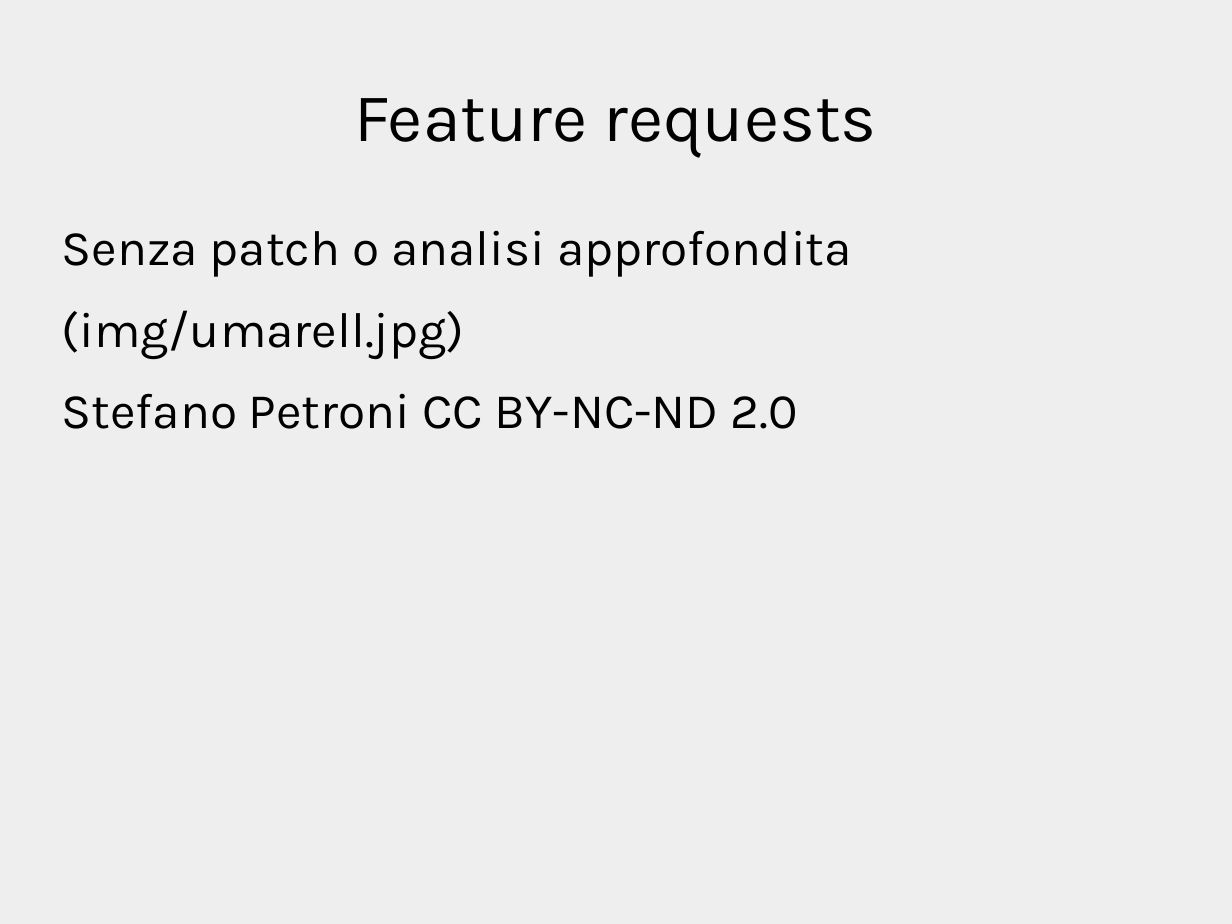
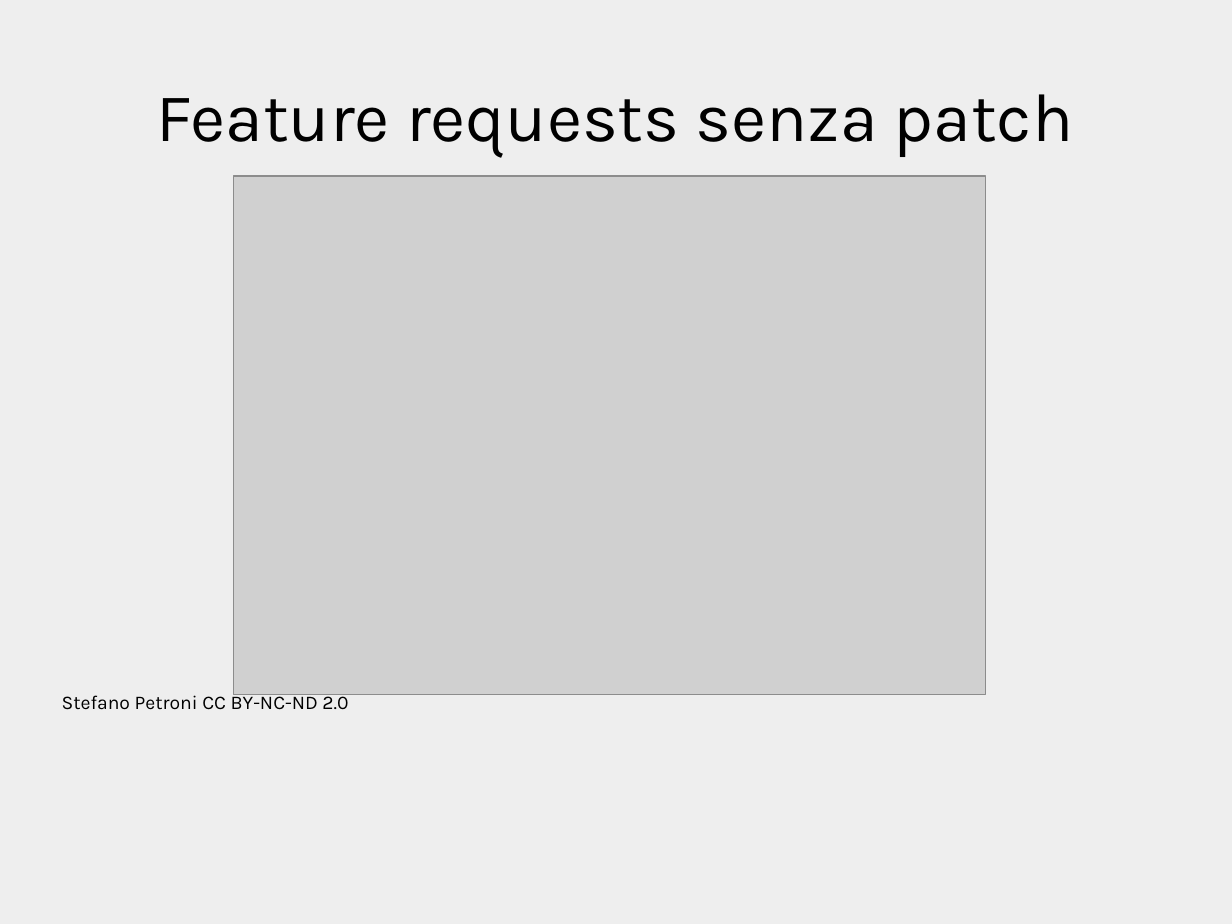
Before and after one commit to xrmx/tcs-sviluppocollaborativo, a slide deck: slide 20 of sviluppo.odp. Drawn at 1232x924 pixels with LibreOffice and Linux fonts; fonts in the diff are those of the drawing; grey boxes stand for pictures. Boxes give left, top, right and bottom in pixels: in the first picture for what was removed or moved away, otherwise in the second. Text is boxed around its words. In the diff, an @@ line names an element or a change of style, - is before the commit and + after.

```diff
--- a/sviluppo.odp
+++ b/sviluppo.odp
@@ title at box(157, 94, 1074, 158): text changed @@
-Feature requests
+Feature requests senza patch
@@ picture added at box(234, 176, 986, 694) @@
@@ text "Stefano Petroni CC BY-NC-ND 2.0" at box(62, 691, 348, 710): size 32 to 12.5 pt @@
@@ text at box(62, 230, 852, 359): paragraphs removed @@
-Senza patch o analisi approfondita
-(img/umarell.jpg)
```
Also in this commit, not shown: 10 other slides changed, 1 slide added, 1 slide removed, 1 other file.
